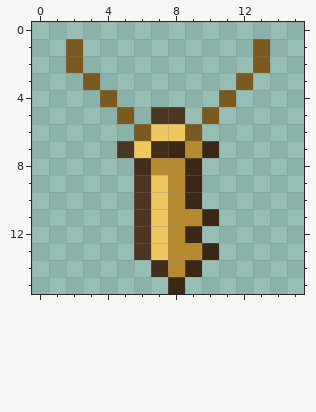
Two states of a pixel-art file, resources/gfx/ui/icons/items/clockwork_key_amulet.aseprite. This is how it looked before the edit.
16x16 pixels, 1 frame. Colours within 5 levels of each other are drawn and written as one.
And afterwards:
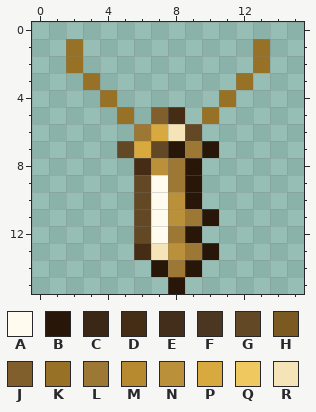
Palette (. is transparent): A #fffbef  B #281609  C #3b2716  D #452d15  E #432e1c  F #4b3622  G #624825  H #7a5a20  J #805f2d  K #977125  L #9d7734  M #b88a30  N #ba903a  P #d8a93f  Q #f0c860  R #f5e4b8
What changed:
Changed rows in their new state; - is an unchanged pixel.
first column x 2:
 1 K----------K
 2 K----------K
 3 -K--------K-
 4 --K------K--
 5 ---K-JD-K---
 6 ----LPRG----
 7 ---GPGBLB---
 8 ----DNLB----
 9 ----GALB----
10 ----GANB----
11 ----GANLB---
12 ----GALB----
13 ----DRNLB---
14 -----BLB----
15 ------B-----
